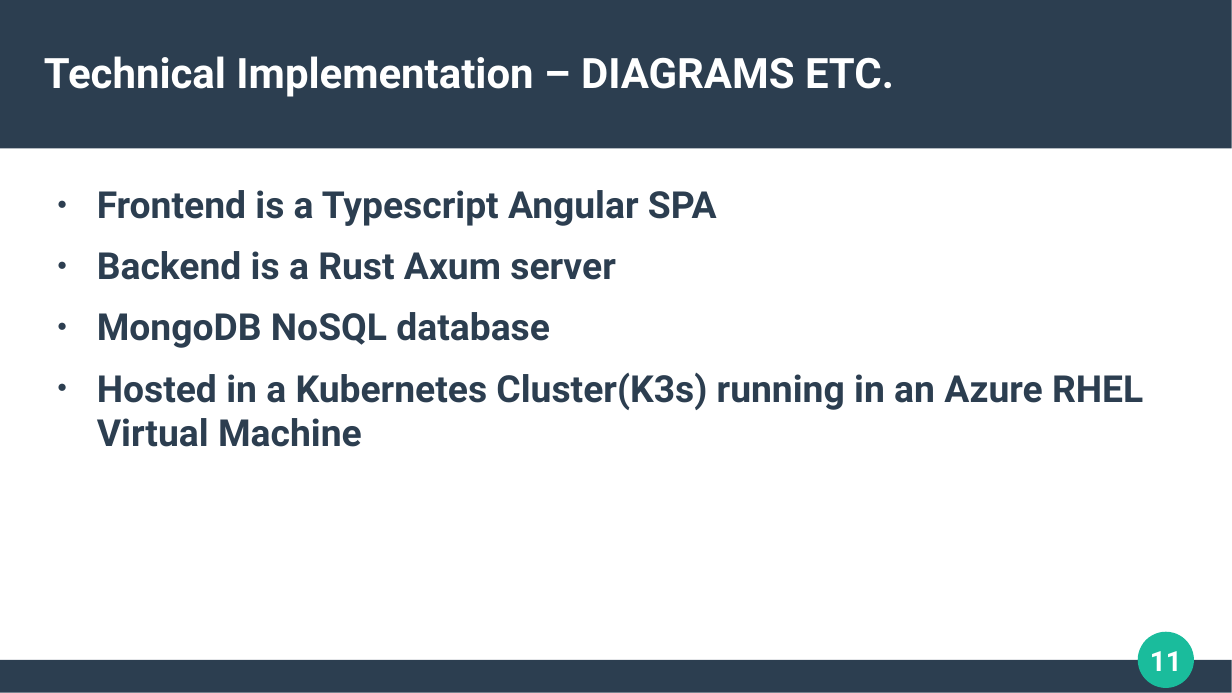
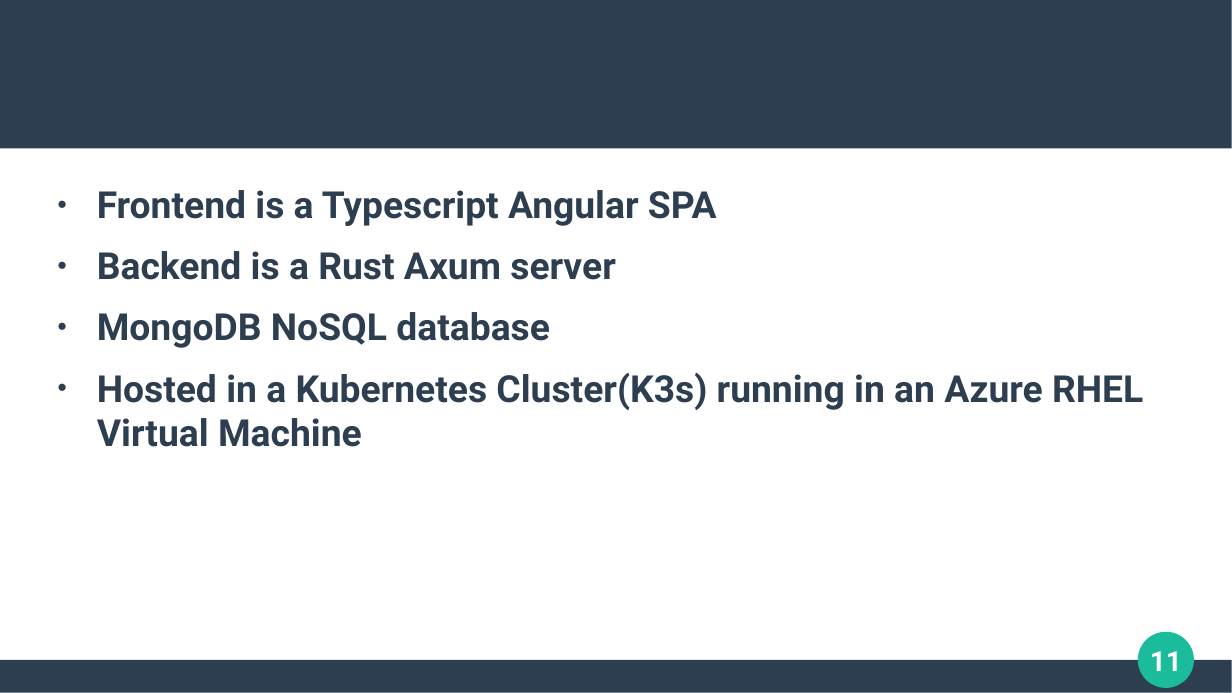
Before and after one commit to mark-ruddy/neurorecovery, a slide deck: slide 11 of report/neurorecovery_final_presentation.pptx. Drawn at 1232x693 pixels with LibreOffice and Linux fonts; fonts in the diff are those of the drawing. Boxes give left, top, right and bottom in pixels: in the first picture for what was removed or moved away, otherwise in the second. Text is boxed around its words. In the diff, an @@ line names an element or a change of style, - is before the commit and + after.

```diff
--- a/report/neurorecovery_final_presentation.pptx
+++ b/report/neurorecovery_final_presentation.pptx
@@ title removed at (x1=44, y1=56, x2=894, y2=97) @@
-Technical Implementation – DIAGRAMS ETC.
```
Also in this commit, not shown: 2 other slides changed, 2 other files.
